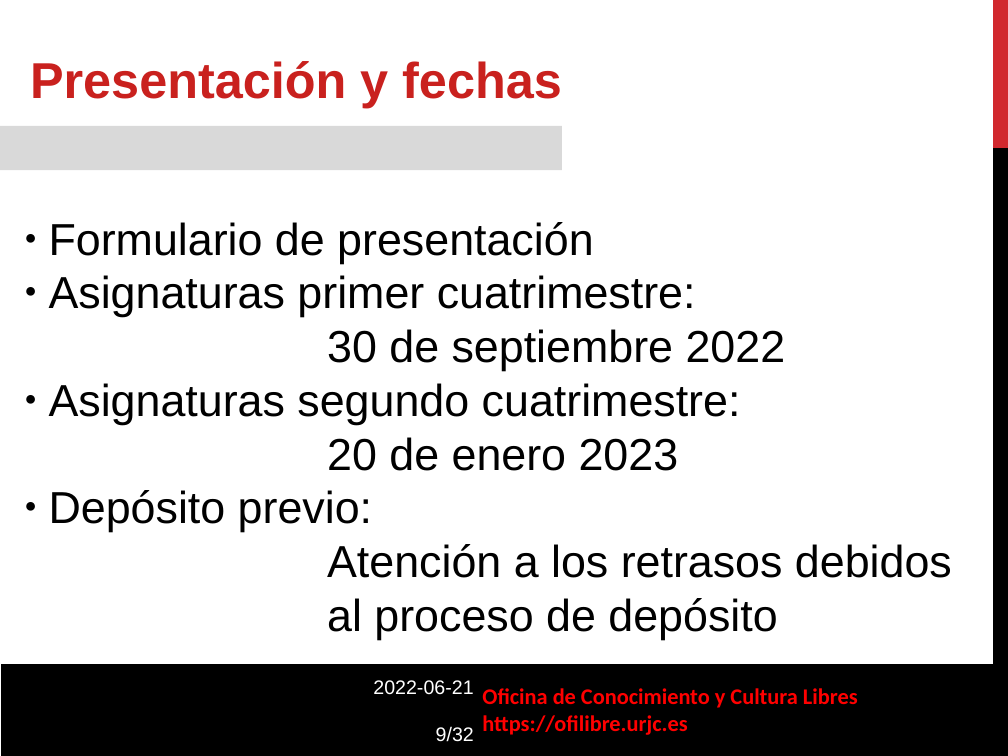
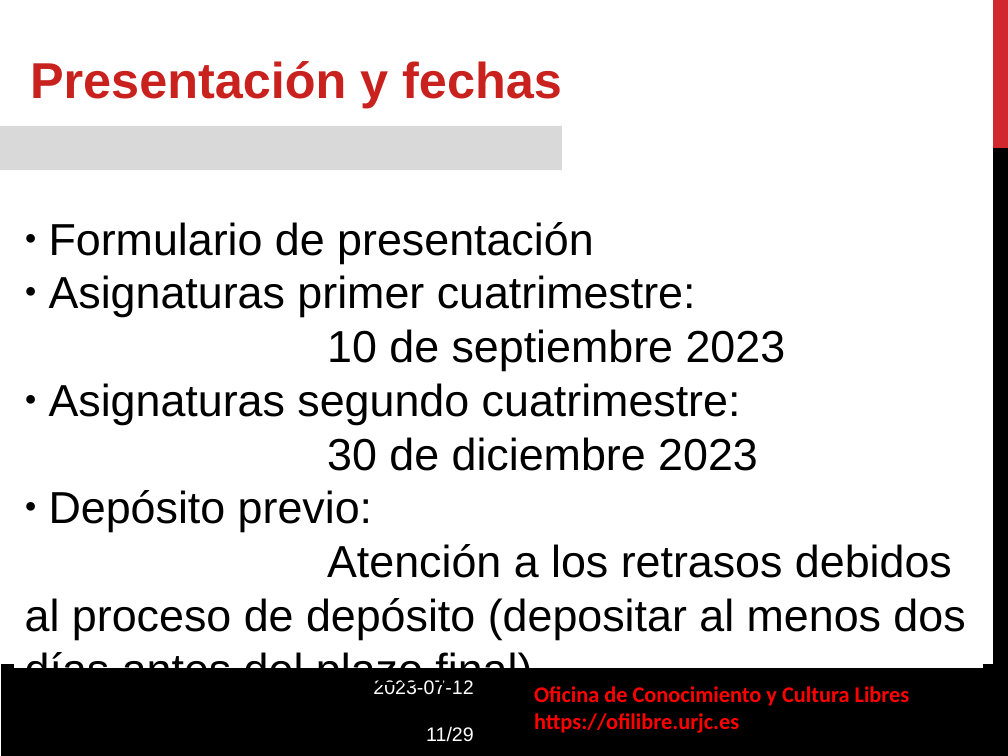
Before and after one commit to gabrielIzquierdo/OfiLibreGabri.github.io, a slide deck: slide 11 of static/transpas/convocatoria-asignaturas-abierto/Convocatoria_Asignaturas_Abierto.odp (slide 9 before the commit). Drawn at 1008x756 pixels with LibreOffice and Linux fonts; fonts in the diff are those of the drawing; background and template pictures are left out. Boxes give left, top, right and bottom in pixels: in the first picture for what was removed or moved away, otherwise in the second. Text is boxed around its words. In the diff, an @@ line names an element or a change of style, - is before the commit and + after.

```diff
--- a/static/transpas/convocatoria-asignaturas-abierto/Convocatoria_Asignaturas_Abierto.odp
+++ b/static/transpas/convocatoria-asignaturas-abierto/Convocatoria_Asignaturas_Abierto.odp
@@ rectangle "Formulario de presentación": place and size @@
-rectangle "Formulario de presentación" at box(15, 206, 983, 627)
+rectangle "Formulario de presentación" at box(15, 206, 983, 667)
@@ text in rectangle at box(327, 329, 786, 371): text changed @@
-30 de septiembre 2022
+10 de septiembre 2023
@@ text in rectangle at box(327, 437, 758, 471): text changed @@
-20 de enero 2023
+30 de diciembre 2023
@@ text in rectangle at box(25, 544, 965, 694): text changed @@
-Atención a los retrasos debidos
-al proceso de depósito
+Atención a los retrasos debidos al proceso de depósito (depositar al menos dos días antes del plazo final)
@@ text at box(373, 680, 474, 742): text changed @@
-2022-06-21
-9/32
+2023-07-12
+11/29
@@ text "Oficina de Conocimiento y Cultura ...": place and size @@
-text "Oficina de Conocimiento y Cultura ..." at box(482, 688, 858, 735)
+text "Oficina de Conocimiento y Cultura ..." at box(534, 686, 910, 733)
```
Also in this commit, not shown: 20 other slides changed, 5 slides added, 8 slides removed, 3 other files.
